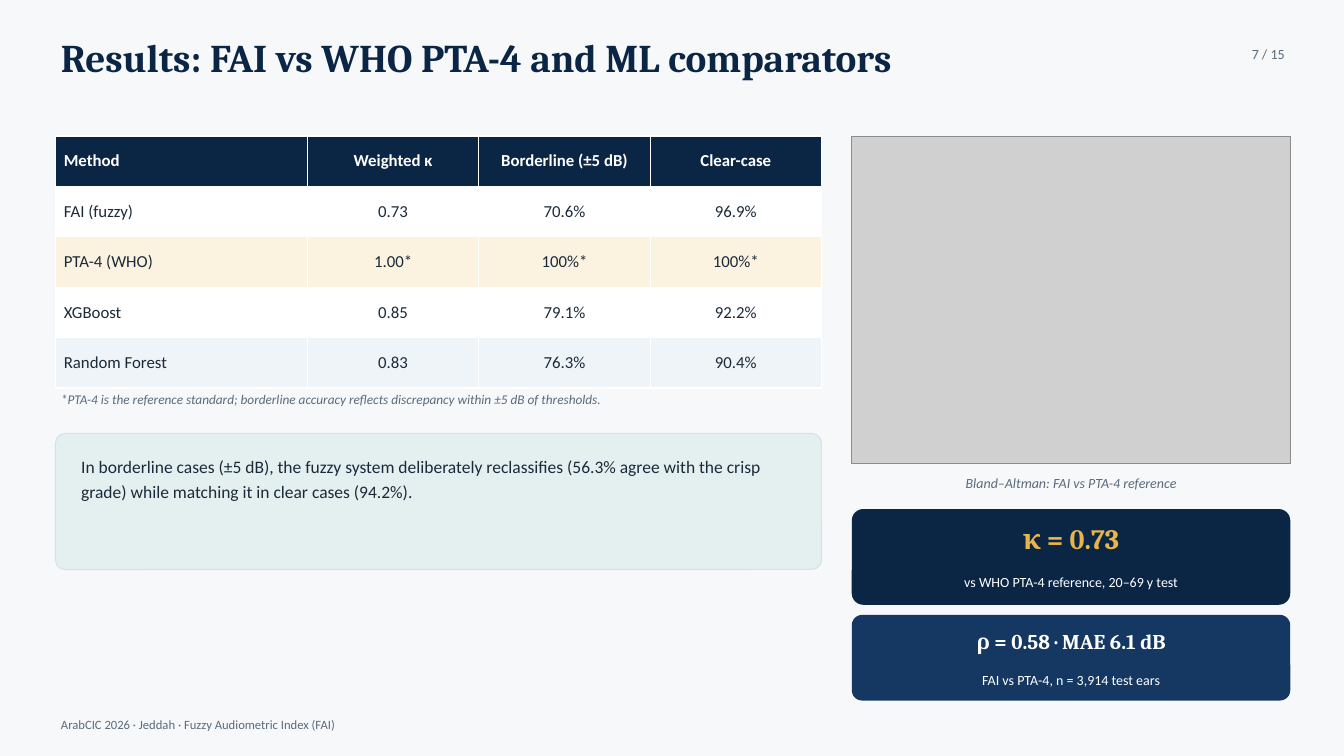
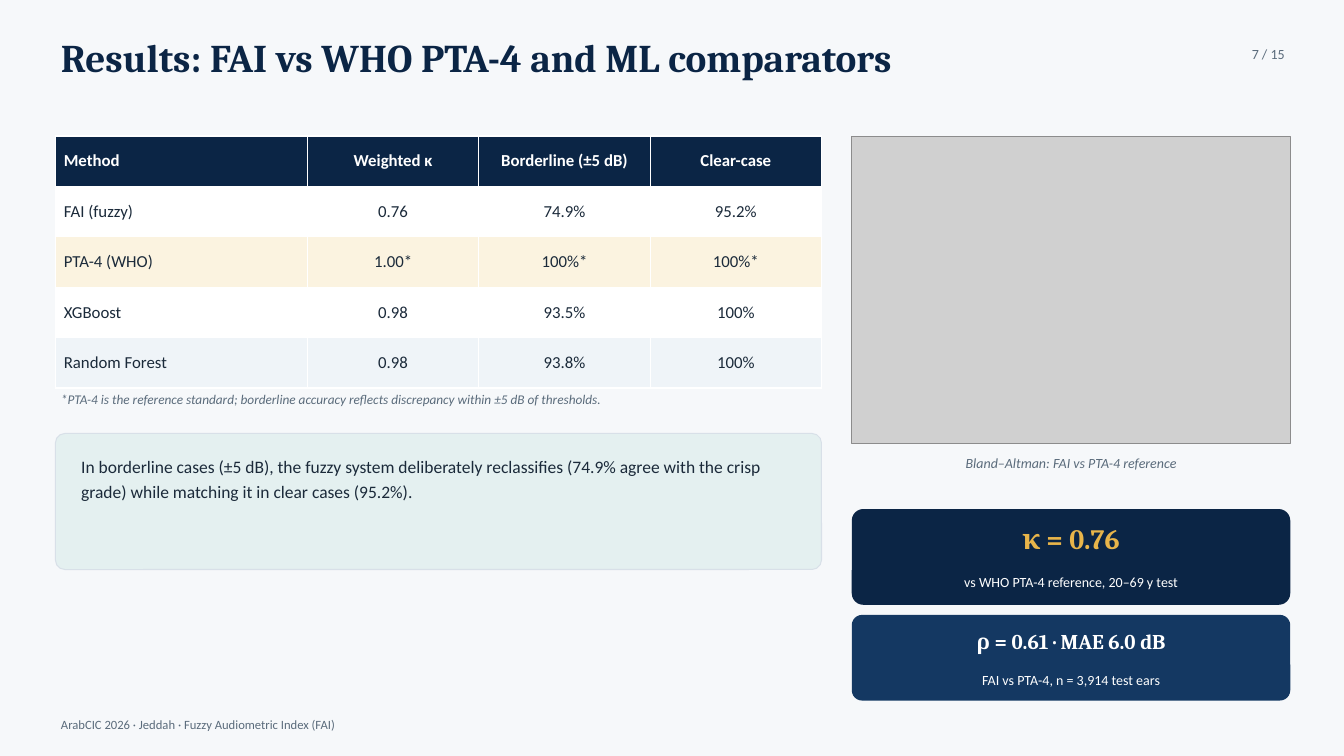
Before and after one commit to ameye/fuzzy-audiogram, a slide deck: slide 7 of arabcic2026/arabcic2026_fuzzy_audiogram.pptx. Drawn at 1344x756 pixels with LibreOffice and Linux fonts; fonts in the diff are those of the drawing; grey boxes stand for pictures. Boxes give left, top, right and bottom in pixels: in the first picture for what was removed or moved away, otherwise in the second. Text is boxed around its words. In the diff, an @@ line names an element or a change of style, - is before the commit and + after.

Commit message:
Fold re-optimised-MF pipeline results into the submission package
Primary metrics now the optimised-MF run on the combined 20-69y cohort:
kappa 0.76, overall 91.4%, clear 95.2%, borderline 74.9%, MAE 6.0 dB,
rho 0.61, Bland-Altman bias -0.9 (LoA -16.1..+14.3, n=3,914).

- MFs re-optimised on combined training set (params_combined.json); docs
  disclose deployed webapp still ships the 2017-2020 fit
- Boundary table, case studies A-D, and all figures regenerated with new MFs
- Removed stale Discussion claim 'fuzzy outperformed XGBoost 91% vs 79%'
- Deck: fixed stale ML rows (0.85/79.1%), heuristic boundary table, and
  '5,147 participants' chips -> 10,889 / 3 cycles
- Report Data Source + MF optimisation sections rewritten for combined cohort
- All PDFs text-verified clean

```diff
--- a/arabcic2026/arabcic2026_fuzzy_audiogram.pptx
+++ b/arabcic2026/arabcic2026_fuzzy_audiogram.pptx
@@ table at [55,136,822,388] @@
-row 2: FAI (fuzzy) | 0.73 | 70.6% | 96.9%
+row 2: FAI (fuzzy) | 0.76 | 74.9% | 95.2%
-row 4: XGBoost | 0.85 | 79.1% | 92.2%
+row 4: XGBoost | 0.98 | 93.5% | 100%
-row 5: Random Forest | 0.83 | 76.3% | 90.4%
+row 5: Random Forest | 0.98 | 93.8% | 100%
@@ picture: place and size @@
-picture at [852,136,1291,463]
+picture at [852,136,1291,444]
@@ text at [81,460,760,501]: text changed @@
-In borderline cases (±5 dB), the fuzzy system deliberately reclassifies (56.3% agree with the crisp grade) while matching it in clear cases (94.2%).
+In borderline cases (±5 dB), the fuzzy system deliberately reclassifies (74.9% agree with the crisp grade) while matching it in clear cases (95.2%).
@@ text "Bland–Altman: FAI vs PTA-4 reference": place and size @@
-text "Bland–Altman: FAI vs PTA-4 reference" at [966,478,1176,490]
+text "Bland–Altman: FAI vs PTA-4 reference" at [966,458,1176,470]
@@ text at [1022,530,1119,550]: text changed @@
-κ = 0.73
+κ = 0.76
@@ text at [976,634,1165,654]: text changed @@
-ρ = 0.58 · MAE 6.1 dB
+ρ = 0.61 · MAE 6.0 dB
```
Also in this commit, not shown: 7 other slides changed, 33 other files.
